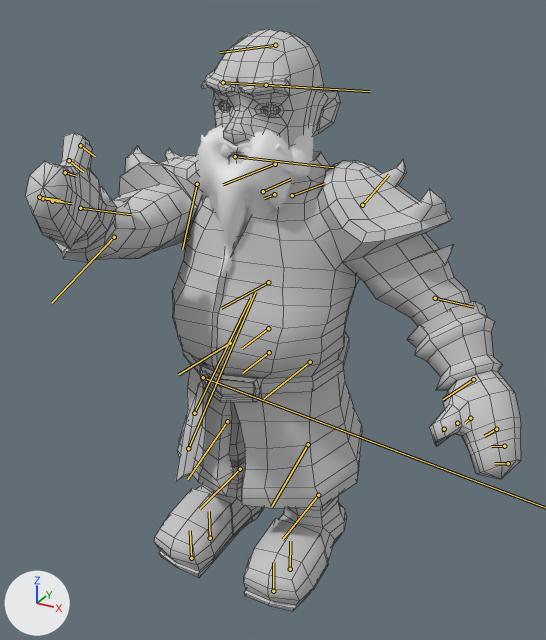
An edit to the FBX model Y3P1/Assets/Animations/Anim_Recoil_Big.FBX, drawn before and after from the same camera.
Before and after are seen from a 50 mm camera at (0.00932, -0.01666, 0.0156) aimed at (0.00112, -0.00175, 0.00814). The axes (+X, +Y, +Z) are drawn at lower left. The lights are the same throughout. Both versions are drawn at frame 12 of the action 'Take 001'; the numbers are the values there. The bones that bend it are drawn over the model as lines. Mesh edges are drawn as thin lines on the coarser meshes.

In view in the first picture: 'Beard1', 'Body', 'beard2'.
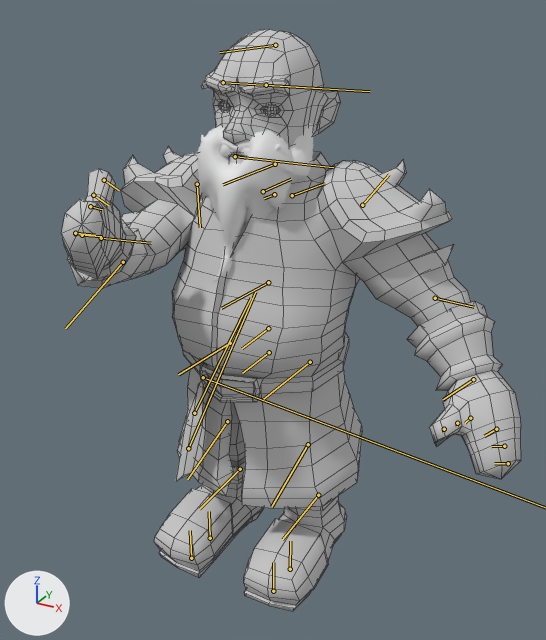
Changed parts and their boxes [x1, y1, x2, y2] in the pictures (546 x 640 px):
'Body', posed (7% narrower): before [25, 29, 521, 611]; after [61, 29, 521, 611]
bone 'Bip001 R UpperArm', root to tip: before (197, 184) to (182, 249); after (197, 184) to (200, 227)
bone 'Bip001 R Forearm', root to tip: before (114, 237) to (51, 303); after (123, 262) to (65, 328)

The change in detail:
Bone 'Bip001 R UpperArm' (bone_bip001_r_upperarm) turns from (10, -3, -70) to (4, -11, -52) degrees about its own x, y and z.
Bone 'Bip001 R Forearm' (bone_bip001_r_forearm) turns from (0, 0, -28) to (0, 0, -49) degrees about its own x, y and z.
